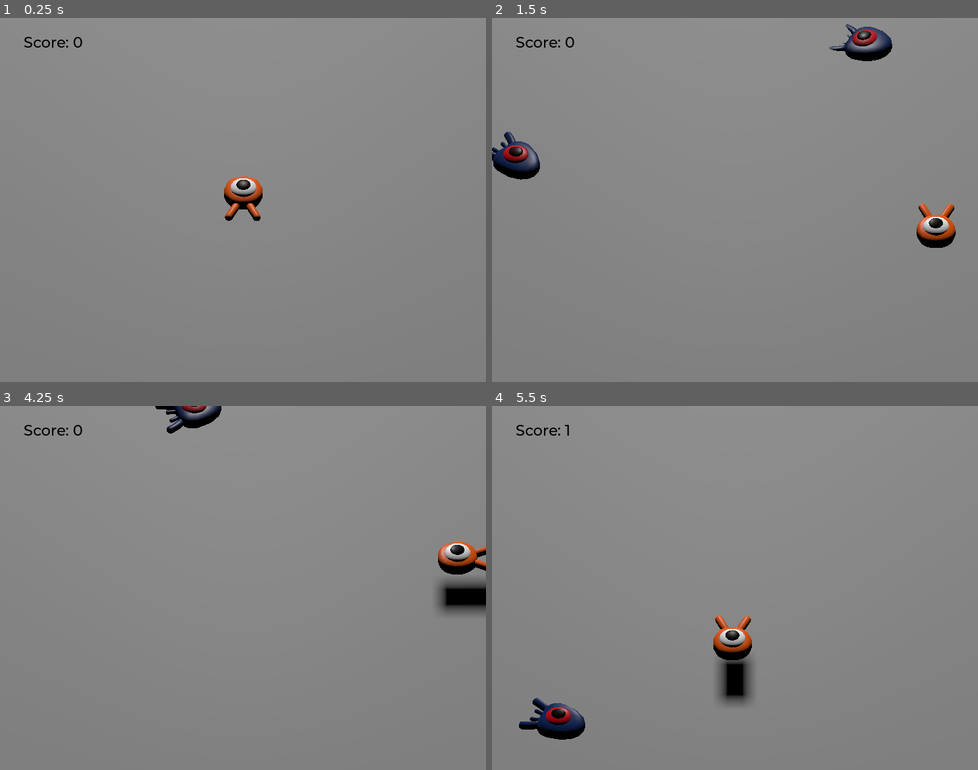
Above: before the commit, frames 1-4 (two rows, left to right).
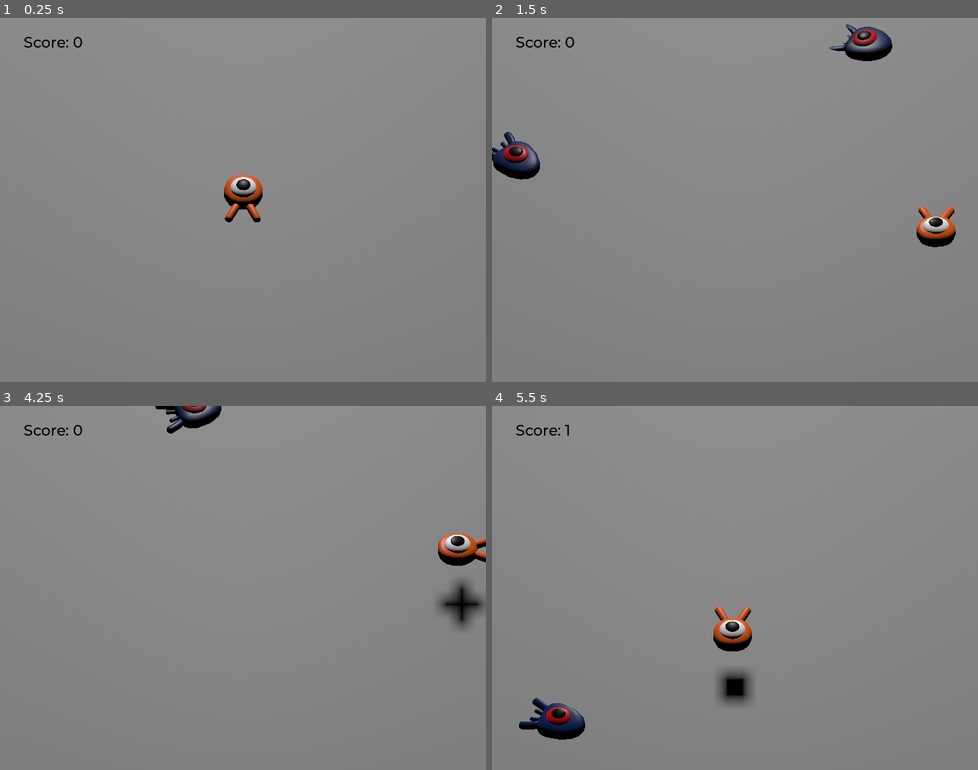
Above: after the commit, the same moments.

Repository: nextredo/workshop
Game: Godot game, scene res://main.tscn
Same seed, same stepped clock (60 frames per second), same inputs: the game is played once before the commit and once after it.
Inputs:
- Up to frame 1 (0.25 s): no input
- Up to frame 2 (1.5 s): tap Enter (ui_accept) at 0.5 s; hold Right (move_right) 0.53-1.28 s; tap Space (jump) at 0.77 s; hold Down (move_back) from 1.28 s (still down)
- Up to frame 3 (4.25 s): tap Space (jump) at 1.52, 3.02, 3.77 s; release Down (move_back) at 2.03 s; hold Right (move_right) 2.03-2.78 s; hold Up (move_forward) 2.78-3.53 s; hold Left (move_left) from 3.53 s (still down)
- Up to frame 4 (5.5 s): tap Space (jump) at 4.52 s; release Left (move_left) at 5.03 s; hold Down (move_back) from 5.03 s (still down)

The runs differ from the first frame. In frame 1, 0.2% of the frame differs, in the area x 46-55%, y 43-57%; in frame 2, 0.3%; in frame 3, 1.6%, in the area x 89-100%, y 35-62%; in frame 4, 1.2%.

Commit message:
refactor(player): add float animation

Diff:
--- a/godot_garrison/first-3d-game/player.tscn
+++ b/godot_garrison/first-3d-game/player.tscn
@@ -10,12 +10,75 @@
 height = 0.220154
 radius = 0.996094
 
+[sub_resource type="Animation" id="Animation_onrkg"]
+resource_name = "float"
+length = 1.2
+loop_mode = 1
+tracks/0/type = "value"
+tracks/0/imported = false
+tracks/0/enabled = true
+tracks/0/path = NodePath("Pivot/Character:position")
+tracks/0/interp = 1
+tracks/0/loop_wrap = true
+tracks/0/keys = {
+"times": PackedFloat32Array(0.3, 0.7, 1.2),
+"transitions": PackedFloat32Array(0.378929, 2.14355, 1),
+"update": 0,
+"values": [Vector3(0, 0, 0), Vector3(0, 0.65, 0), Vector3(0, 0.35, 0)]
+}
+tracks/1/type = "value"
+tracks/1/imported = false
+tracks/1/enabled = true
+tracks/1/path = NodePath("Pivot/Character:rotation")
+tracks/1/interp = 1
+tracks/1/loop_wrap = true
+tracks/1/keys = {
+"times": PackedFloat32Array(0.1, 0.5, 1.2),
+"transitions": PackedFloat32Array(0.378929, 0.466517, 1),
+"update": 0,
+"values": [Vector3(0, 0, 0), Vector3(0.139626, 0, 0), Vector3(-0.15708, 0, 0)]
+}
+
+[sub_resource type="Animation" id="Animation_i3pqv"]
+length = 0.001
+tracks/0/type = "value"
+tracks/0/imported = false
+tracks/0/enabled = true
+tracks/0/path = NodePath("Pivot/Character:position")
+tracks/0/interp = 1
+tracks/0/loop_wrap = true
+tracks/0/keys = {
+"times": PackedFloat32Array(0),
+"transitions": PackedFloat32Array(1),
+"update": 0,
+"values": [Vector3(0, 0, 0)]
+}
+tracks/1/type = "value"
+tracks/1/imported = false
+tracks/1/enabled = true
+tracks/1/path = NodePath("Pivot/Character:rotation")
+tracks/1/interp = 1
+tracks/1/loop_wrap = true
+tracks/1/keys = {
+"times": PackedFloat32Array(0),
+"transitions": PackedFloat32Array(1),
+"update": 0,
+"values": [Vector3(0.139626, 0, 0)]
+}
+
+[sub_resource type="AnimationLibrary" id="AnimationLibrary_hqtel"]
+_data = {
+&"RESET": SubResource("Animation_i3pqv"),
+&"float": SubResource("Animation_onrkg")
+}
+
 [node name="Player" type="CharacterBody3D"]
 script = ExtResource("1_onrkg")
 
 [node name="Pivot" type="Node3D" parent="."]
 
 [node name="Character" parent="Pivot" instance=ExtResource("1_4flbx")]
+transform = Transform3D(1, 0, 0, 0, 0.990268, -0.139173, 0, 0.139173, 0.990268, 0, 0, 0)
 
 [node name="CollisionShape3D" type="CollisionShape3D" parent="."]
 transform = Transform3D(1, 0, 0, 0, 1, 0, 0, 0, 1, 0, 0.383524, 0)
@@ -30,4 +93,10 @@
 transform = Transform3D(1, 0, 0, 0, 1, 0, 0, 0, 1, 0, 0.373074, 0)
 shape = SubResource("CylinderShape3D_onrkg")
 
+[node name="AnimationPlayer" type="AnimationPlayer" parent="."]
+libraries = {
+&"": SubResource("AnimationLibrary_hqtel")
+}
+autoplay = "float"
+
 [connection signal="body_entered" from="MobDetector" to="." method="_on_mob_detector_body_entered"]
Not shown: 1 places in godot_garrison/first-3d-game/player.tscn that only renumber resources
